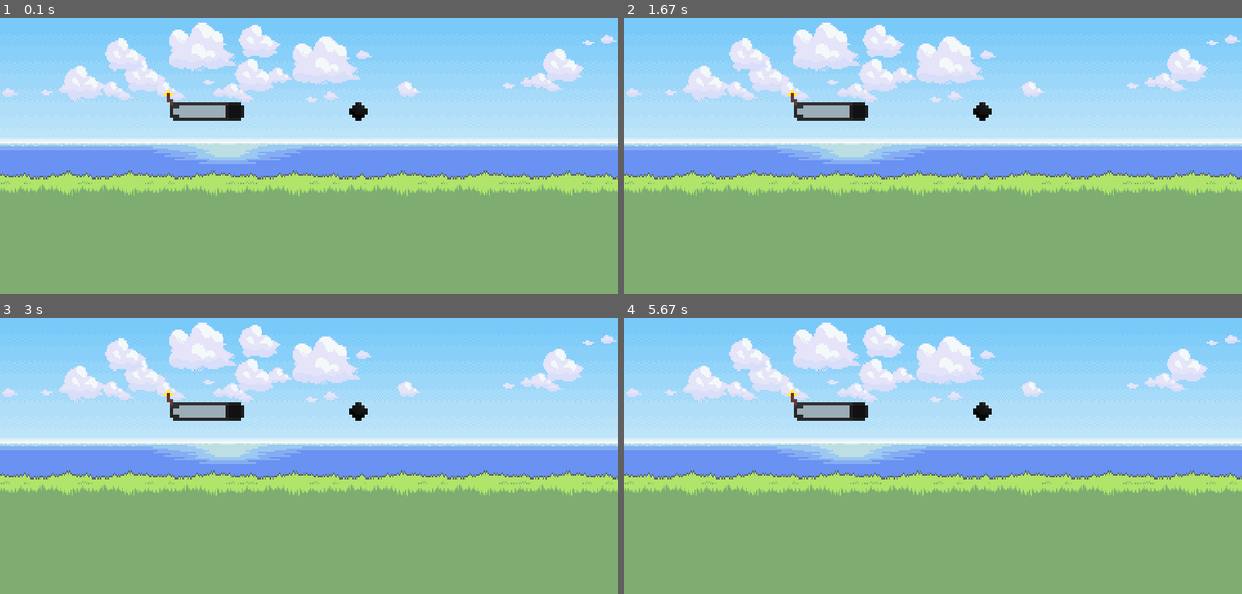
Above: before the commit, frames 1-4 (two rows, left to right).
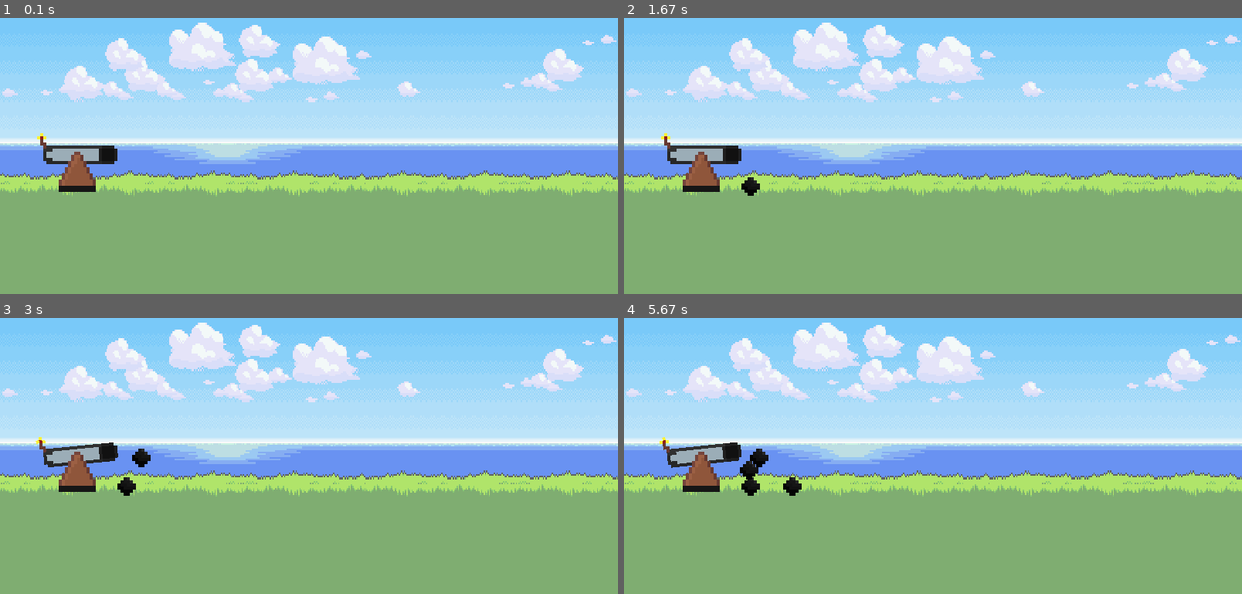
Above: after the commit, the same moments.

Repository: sailorbob134280/PygameDemo
Game: pygame game, started from engine.py
The game is run twice, just before and just after one commit, with the same random seed, the same clock (stepped at 60 frames per second) and the same inputs.
Inputs:
- Up to frame 1 (0.1 s): no input
- Up to frame 2 (1.67 s): tap Space at 0.33 s; hold Space 0.67-1.13 s; hold D 0.67-1.13 s
- Up to frame 3 (3 s): hold W 1.67-2.13 s; hold Space from 2.67 s (still down); hold A from 2.67 s (still down)
- Up to frame 4 (5.67 s): release Space at 3.2 s; release A at 3.2 s; hold S 3.8-4.1 s; hold W 4.57-4.93 s; hold D 4.97-5.6 s; tap Space at 5.03, 5.33 s; hold S from 5.63 s (still down)

The runs differ from the first frame. In frame 1, 2.3% of the frame differs, in the area x 6-60%, y 26-64%; in frame 2, 2.4%; in frame 3, 2.6%; in frame 4, 2.8%, in the area x 5-60%, y 26-65%.

Commit message:
Finished basic game

Diff:
--- /dev/null
+++ b/background.py
@@ -0,0 +1,15 @@
+import pygame
+
+
+class Background:
+    def __init__(self, image, x, y) -> None:
+        self.image = image
+        self.rect = image.get_rect()
+        self.rect.x = x
+        self.rect.y = y
+
+    def update(self, time_step):
+        pass
+
+    def render(self, window):
+        window.blit(self.image, self.rect)
--- /dev/null
+++ b/ball.py
@@ -0,0 +1,28 @@
+import pygame
+import math
+
+
+class Ball:
+    def __init__(self, image, x, y, angle, vel, gravity) -> None:
+        self.image = image
+        self.x = x
+        self.y = y
+        self.vel_x = math.cos(math.radians(angle)) * vel
+        self.vel_y = -math.sin(math.radians(angle)) * vel
+        self.gravity = gravity
+        self.rect = image.get_rect(center=(x, y))
+        self.on_ground = False
+
+    def update(self, time_step):
+        if not self.on_ground:
+            self.x += self.vel_x * time_step
+            self.y += self.vel_y * time_step + self.gravity * (time_step ** 2) * 0.5
+            self.vel_y += self.gravity * time_step
+
+            self.rect = self.image.get_rect(center=(self.x, self.y))
+
+            if self.y > 460:
+                self.on_ground = True
+
+    def render(self, window):
+        window.blit(self.image, self.rect)
--- /dev/null
+++ b/base.py
@@ -0,0 +1,15 @@
+import pygame
+
+
+class Base:
+    def __init__(self, image, x, y) -> None:
+        self.image = image
+        self.x = x
+        self.y = y
+        self.rect = image.get_rect(center=(x, y))
+
+    def update(self, time_step):
+        pass
+
+    def render(self, window):
+        window.blit(self.image, self.rect)
--- /dev/null
+++ b/cannon.py
@@ -0,0 +1,25 @@
+import pygame
+
+
+class Cannon:
+    def __init__(self, image, x, y) -> None:
+        self.image = image
+        self.x = x
+        self.y = y
+        self.rect = image.get_rect(center=(x, y))
+        self.angle = 0
+        self.power = 0
+
+    def rotate(self, da):
+        self.angle += da
+
+    def change_power(self, dp):
+        self.power += dp
+
+    def update(self, time_step):
+        pass
+
+    def render(self, window):
+        new_image = pygame.transform.rotate(self.image, self.angle)
+        new_rect = new_image.get_rect(center=(self.x, self.y))
+        window.blit(new_image, new_rect)
--- a/engine.py
+++ b/engine.py
@@ -1,3 +1,7 @@
+from base import Base
+from background import Background
+from ball import Ball
+from cannon import Cannon
 import pygame
 import time
 import os
@@ -6,7 +10,13 @@
 def play_game():
     pygame.init()
 
-    constants = {"screen_width": 800, "screen_height": 600}
+    constants = {
+        "screen_width": 800,
+        "screen_height": 600,
+        "gravity": 98,
+        "ground": 420,
+        "fps": 60,
+    }
 
     window = pygame.display.set_mode(
         (constants["screen_width"], constants["screen_height"])
@@ -19,8 +29,29 @@
     background_image = pygame.transform.scale(background_image, (800, 600))
     ball_img = pygame.image.load(os.path.join("resources", "Cannonball.png"))
     cannon_img = pygame.image.load(os.path.join("resources", "Cannon.png"))
+    base_img = pygame.image.load(os.path.join("resources", "Wheel.png"))
+
+    cannon = Cannon(cannon_img, 100, 420)
+    base = Base(base_img, 100, 420)
+    background = Background(background_image, 0, 0)
+
+    game_objects.append(cannon)
+    game_objects.append(base)
+    curr_time = time.time()
+    frame_time = 1 / constants["fps"]
+
+    pygame.mixer.music.load(os.path.join("resources", "AwesomeSoundtrack.wav"))
+    pygame.mixer.music.set_volume(0.4)
+    pygame.mixer.music.play(loops=-1)
+
+    cannon_sound = pygame.mixer.Sound(os.path.join("resources", "CannonFire.wav"))
 
     while True:
+        last_time = curr_time
+        curr_time = time.time()
+        dt = curr_time - last_time
+        if dt < frame_time:
+            time.sleep(frame_time - dt)
 
         #####################
         ### Handle Events ###
@@ -28,33 +59,48 @@
         for event in pygame.event.get():
             if event.type == pygame.QUIT:
                 return True
+            if event.type == pygame.KEYDOWN:
+                if event.key == pygame.K_SPACE:
+                    ball = Ball(
+                        ball_img,
+                        cannon.rect.right,
+                        cannon.rect.centery,
+                        cannon.angle,
+                        cannon.power,
+                        constants["gravity"],
+                    )
+                    game_objects.append(ball)
+                    cannon_sound.play()
 
         #####################
         ### Handle Inputs ###
         #####################
         keys_pressed = pygame.key.get_pressed()
         if keys_pressed[pygame.K_w]:  # UP
-            pass
+            cannon.rotate(0.1)
         if keys_pressed[pygame.K_a]:  # LEFT
-            pass
+            cannon.change_power(-1)
         if keys_pressed[pygame.K_s]:  # DOWN
-            pass
+            cannon.rotate(-0.1)
         if keys_pressed[pygame.K_d]:  # RIGHT
-            pass
-        if keys_pressed[pygame.K_SPACE]:  # FIRE
-            pass
+            cannon.change_power(1)
 
         ######################
         ### Handle Updates ###
         ######################
+        for obj in game_objects:
+            obj.update(dt)
 
         #####################
         ### Render Screen ###
         #####################
-        window.blit(background_image, (0, 0))
-        window.blit(ball_img, (400, 300))
-        window.blit(cannon_img, (200, 300))
-        pygame.display.update()
+        # window.blit(background_image, (0, 0))
+        # window.blit(ball_img, (400, 300))
+        # window.blit(cannon_img, (200, 300))
+        background.render(window)
+        for obj in game_objects:
+            obj.render(window)
+        pygame.display.flip()
 
 
 if __name__ == "__main__":
Not shown, added: resources/CannonFire.wav
